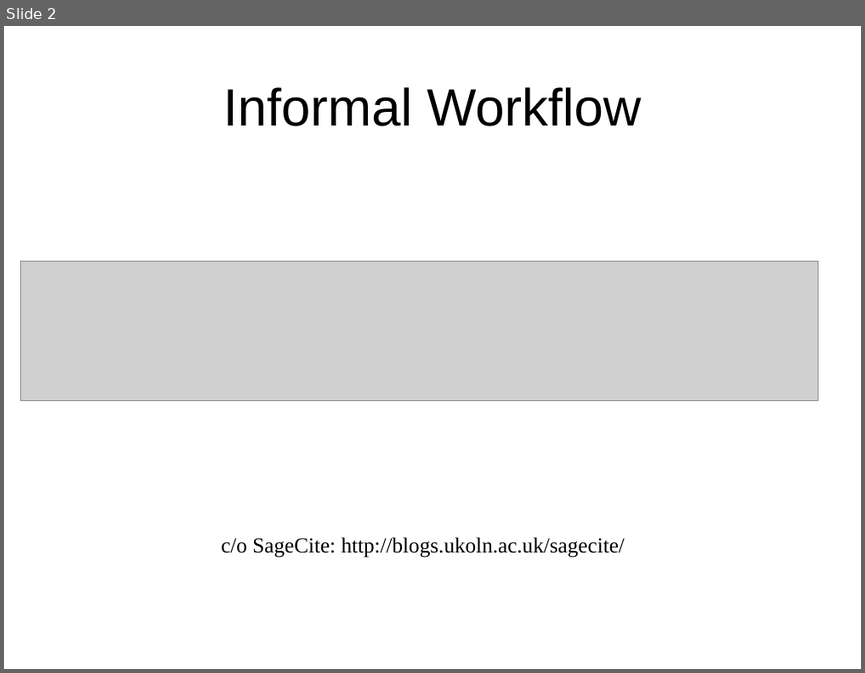
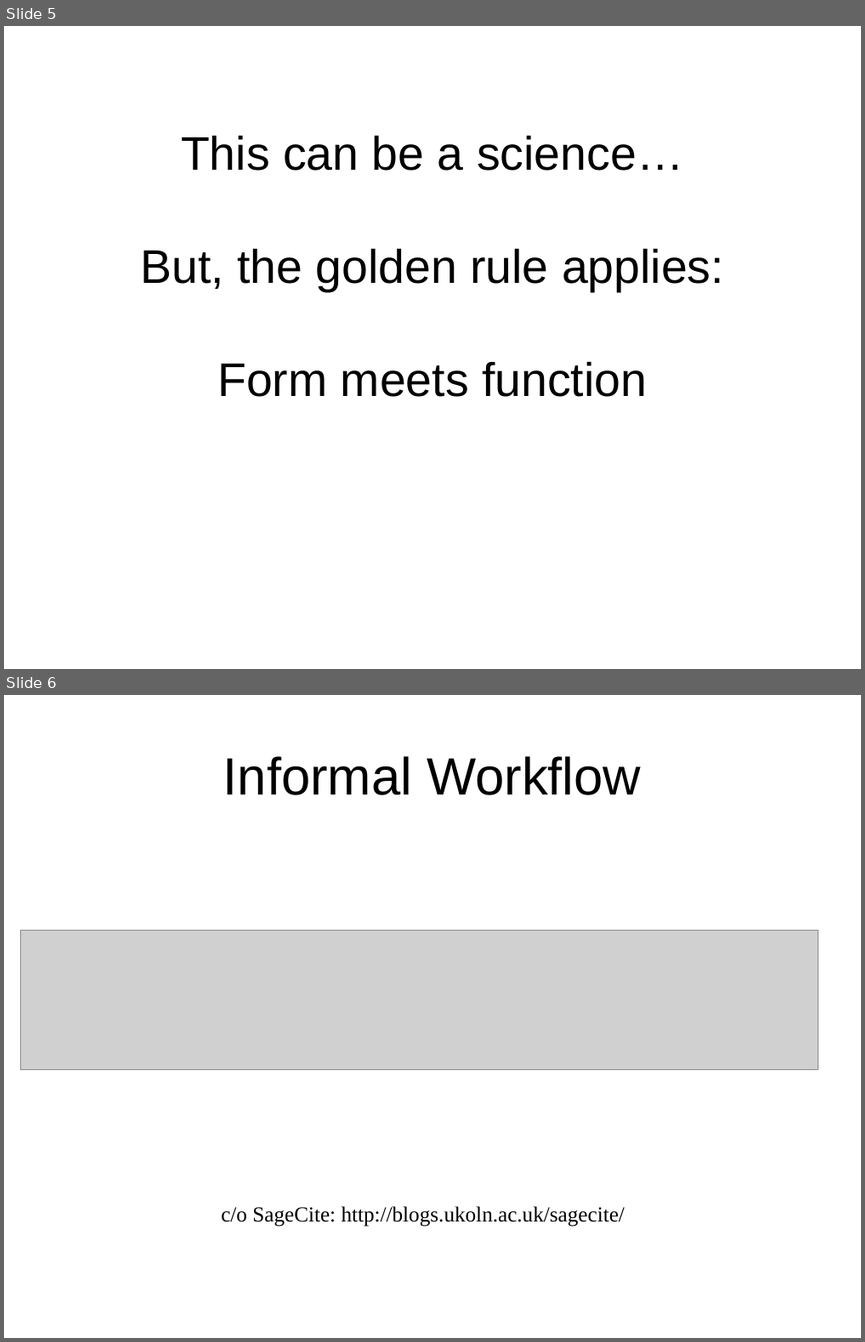
Before and after one commit to DataCurationWorkshop/HongKongCurationWorkshop, a slide deck: Day_3/Lab/Day_3_SystemsAnalysisForDataCuration.pptx. Shown one above the other, each under a label of ours: slide 2 before the commit, slides 5 and 6 after it. The pictures are 865x673 and 865x1342 pixels, drawn with LibreOffice and Linux fonts; fonts in the diff are those of the drawing; grey boxes stand for pictures; background and template pictures are left out. Boxes give left, top, right and bottom in pixels: in the first picture for what was removed or moved away, otherwise in the second. Text is boxed around its words. In the diff, an @@ line names an element or a change of style, - is before the commit and + after.

```diff
--- a/Day_3/Lab/Day_3_SystemsAnalysisForDataCuration.pptx
+++ b/Day_3/Lab/Day_3_SystemsAnalysisForDataCuration.pptx
@@ slide 5 added at bbox=[4, 26, 861, 669], background #FFFFFF @@
@@ title added at bbox=[140, 135, 724, 397], 39.6 pt, text #000000 @@
+This can be a science…
+But, the golden rule applies:
+Form meets function
@@ what was slide 2 is now slide 6 @@
```
Also in this commit, not shown: 2 slides changed, 22 other slides added, 1 other file.
